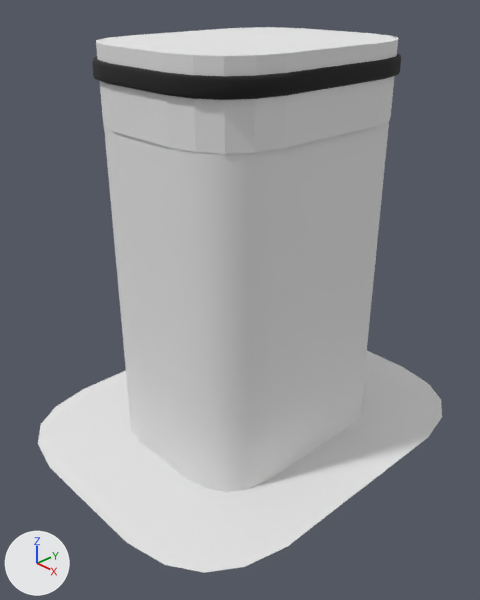
Two versions of the Blender file Models/Props/Hatch_Plane.blend, one commit apart.
Before and after are seen from a 50 mm lens placed at (1.194, -1.156, 0.198), pointed at (0.028, -0.059, -0.593). Arrows for +X, +Y and +Z are at lower left; the lights stay in place.

The scene before the commit, as lines of its bpy script (objects in view):
```python
me_cutout = bpy.data.meshes.new('cutout')
me_cutout.from_pydata(...)  # 40 vertices, 56 faces; spans x -0.266..0.266, y -0.056..0.127, z -0.327..0.327
me_cutout.materials.append(mat_main_001)  # white #e7e7e7
me_flange = bpy.data.meshes.new('flange')
me_flange.from_pydata(...)  # 92 vertices, 48 faces; spans x -0.447..0.444, y -0.564..0.556, z -1.0
me_flange.materials.append(mat_main)  # white #e7e7e7
me_tube = bpy.data.meshes.new('tube')
me_tube.from_pydata(...)  # 50 vertices, 48 faces; spans x -0.257..0.257, y -0.323..0.323, z -1.0..0.0
me_tube.materials.append(mat_main)  # white #e7e7e7
ob_cutout = bpy.data.objects.new('cutout', me_cutout)
ob_cutout.parent = ob_hatch_plane
ob_cutout.location = (0.0, 0.0, 0.0)
ob_cutout.rotation_euler = (-1.571, 0.0, 0.0)  # degrees (-90, 0, 0)
ob_flange = bpy.data.objects.new('flange', me_flange)
ob_flange.parent = ob_tube
ob_flange.location = (0.0, 0.0, 0.0)
ob_tube = bpy.data.objects.new('tube', me_tube)
ob_tube.parent = ob_hatch_plane
ob_tube.location = (0.0, 0.0, 0.0)
# also in view: 'Hatch_Plane_Frame' at (0.0, 0.0, -0.002)
```
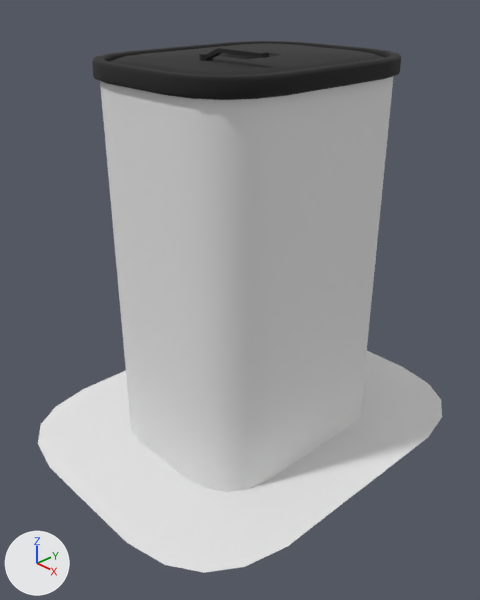
The change, as a diff of the scene's bpy script:
```diff
--- a/Models/Props/Hatch_Plane.blend.py
+++ b/Models/Props/Hatch_Plane.blend.py
@@ ob_cutout @@
 ob_cutout.rotation_euler = (-1.571, 0.0, 0.0)  # degrees (-90, 0, 0)
+ob_cutout.hide_set(True)
```

Pixel boxes (x1, y1, x2, y2) of what changed, in the pictures (480 x 600 px):
'cutout', hidden
    before: (96, 27, 398, 154)
'door', unchanged, uncovered by the edit
    after: (110, 43, 383, 75)
